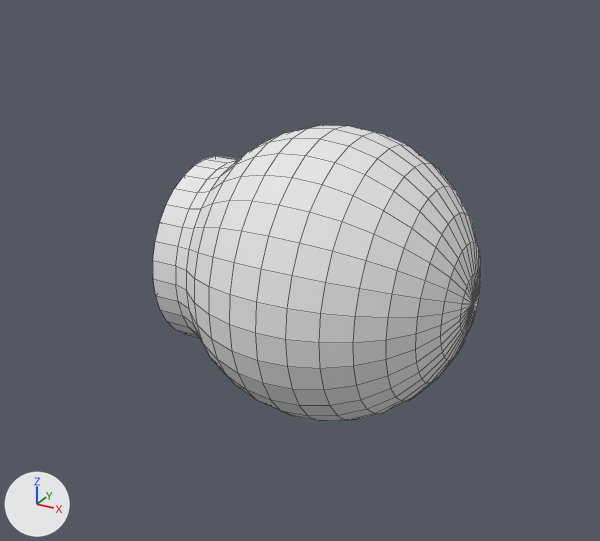
A saved change to the Blender file terrain_src.blend.
The view is the same before and after, from a camera (50 mm lens) standing at (14.0, -29.6, 14.6) and looking at (-1.8, -0.9, 0.3). Every picture has the same lights, and +X, +Y and +Z are marked at lower left. Mesh edges are drawn as thin lines. The same objects are shown in both versions, whatever each file hides.

The first picture shows 'house_image'.
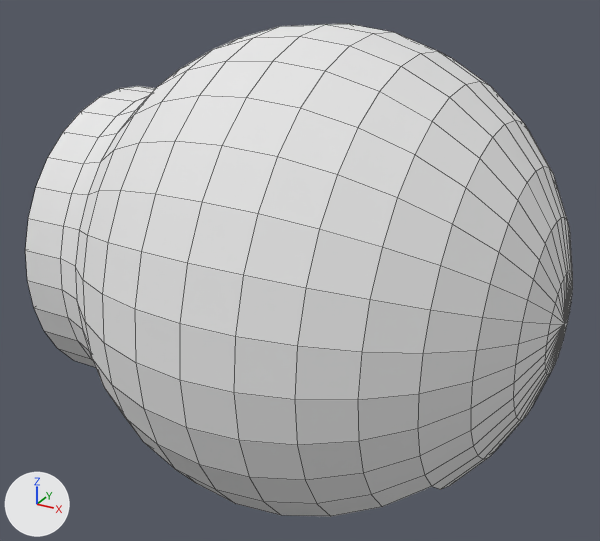
The edits, one by one:
me_sphere_007 is used by ob_house_image; location (0.0, 0.0, 0.0); scale (-5.4, -5.4, -5.4).
me_sphere_007 had 898 vertices, 928 faces and spanned x -1.04..1.32, y -1.17..1.17, z -1.17..1.17.
me_sphere_007 now has 758 vertices, 760 faces and spans x -1.04..1.32, y -1.17..1.17, z -1.17..0.83.
Part 1, on me_sphere_007:
140 vertices are removed from x -0.52..1.32, y -0.65..0.65, z 0.5..1.17.
168 faces are deleted.
Object 'house_image' (ob_house_image) is rescaled from (-5.4, -5.4, -5.4) to (-8.86, -8.86, -8.86).

Where the change shows, as pixel boxes [x1, y1, x2, y2] in the pictures (600 x 541 px):
'house_image', reshaped, rescaled (67% wider, 66% taller)
    before: [153, 125, 481, 421]
    after: [25, 24, 573, 517]
part 1 of me_sphere_007, deleted
    before: [175, 329, 407, 421]
